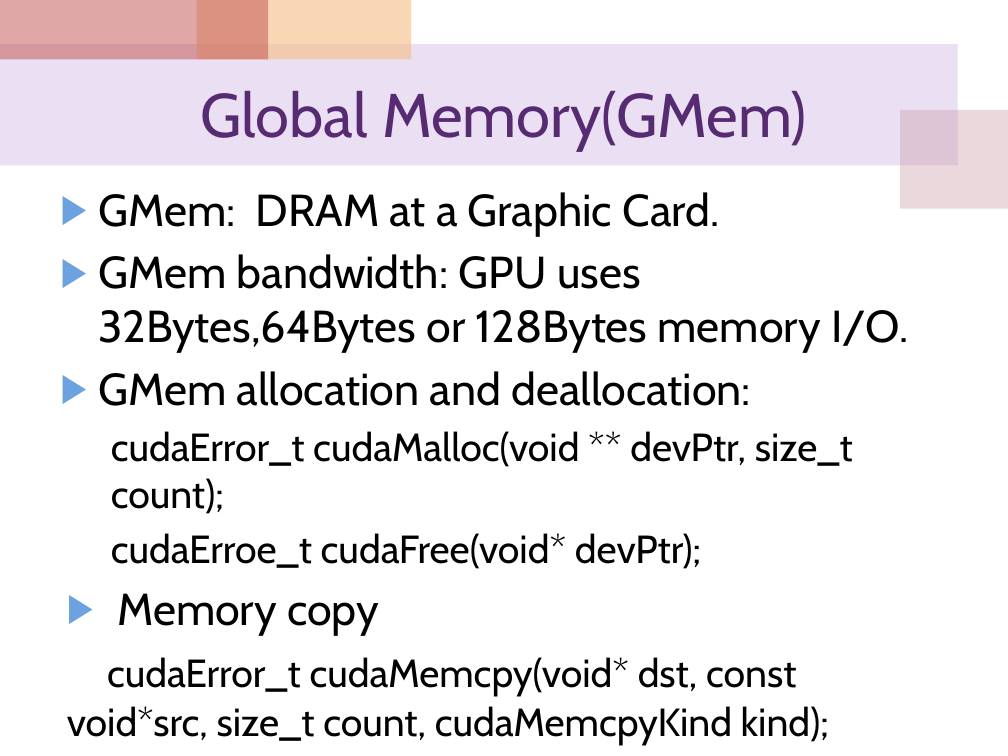
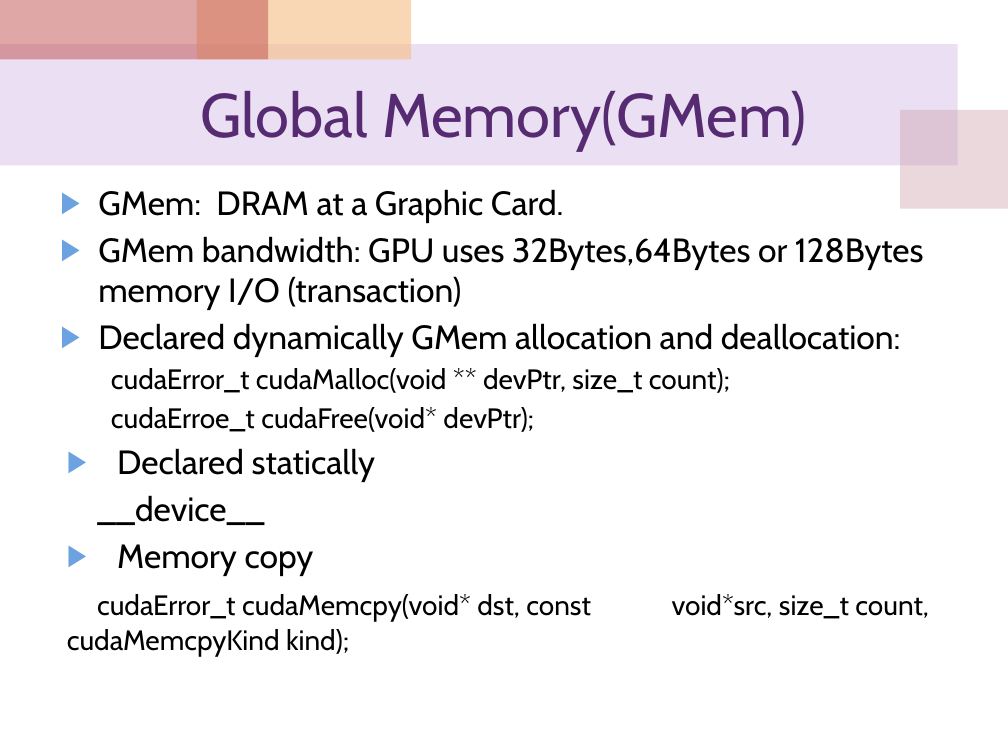
Before and after one commit to cocojk/major, a slide deck: slide 15 of gpu/EE817 Lecture 5 CUDA Memory Architecture.pptx. Drawn at 1008x756 pixels with LibreOffice and Linux fonts; fonts in the diff are those of the drawing. Boxes give left, top, right and bottom in pixels: in the first picture for what was removed or moved away, otherwise in the second. Text is boxed around its words. In the diff, an @@ line names an element or a change of style, - is before the commit and + after.

```diff
--- a/gpu/EE817 Lecture 5 CUDA Memory Architecture.pptx
+++ b/gpu/EE817 Lecture 5 CUDA Memory Architecture.pptx
@@ text at (97,189,929,622): size 32 to 24 pt in "GMem: DRAM at a Graphic Card.", "Memory copy"; size 28 to 20 pt in "cudaError_t cudaMalloc(void ** devPtr, size_t count);", "cudaErroe_t cudaFree(void* devPtr);", "cudaError_t cudaMemcpy(void* dst, const void*src, size_t cou ..."; less space between paragraphs @@
@@ text at (98,236,924,357): text changed; size 32 to 24 pt @@
-▶ GMem bandwidth: GPU uses 32Bytes,64Bytes or 128Bytes memory I/O.
-▶ GMem allocation and deallocation:
+▶ GMem bandwidth: GPU uses 32Bytes,64Bytes or 128Bytes memory I/O (transaction)
+▶ Declared dynamically GMem allocation and deallocation:
@@ text at (97,448,375,525): paragraphs added @@
+▶ Declared statically
+__device__
```
Also in this commit, not shown: 12 other slides changed, 6 slides added, 2 other files.
